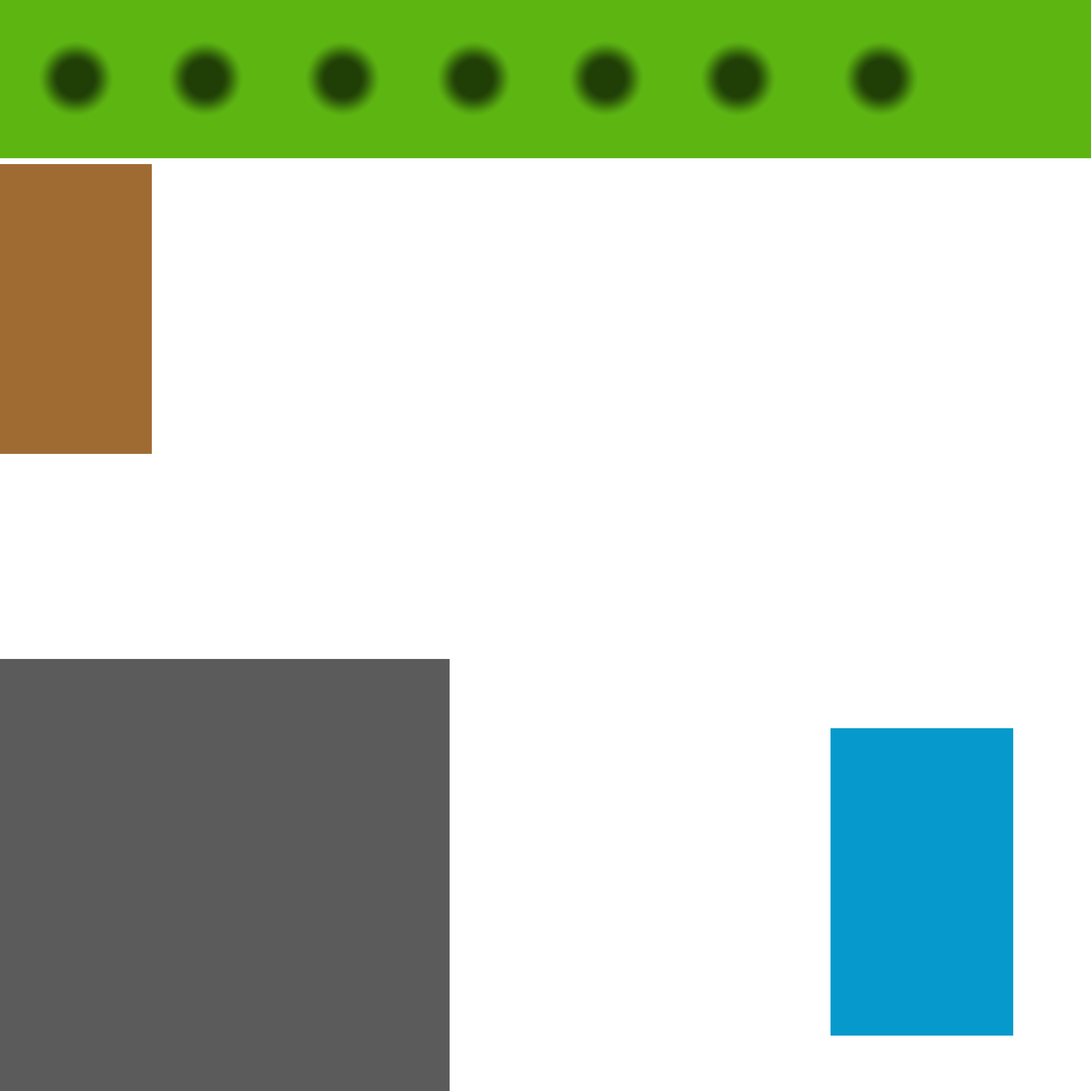
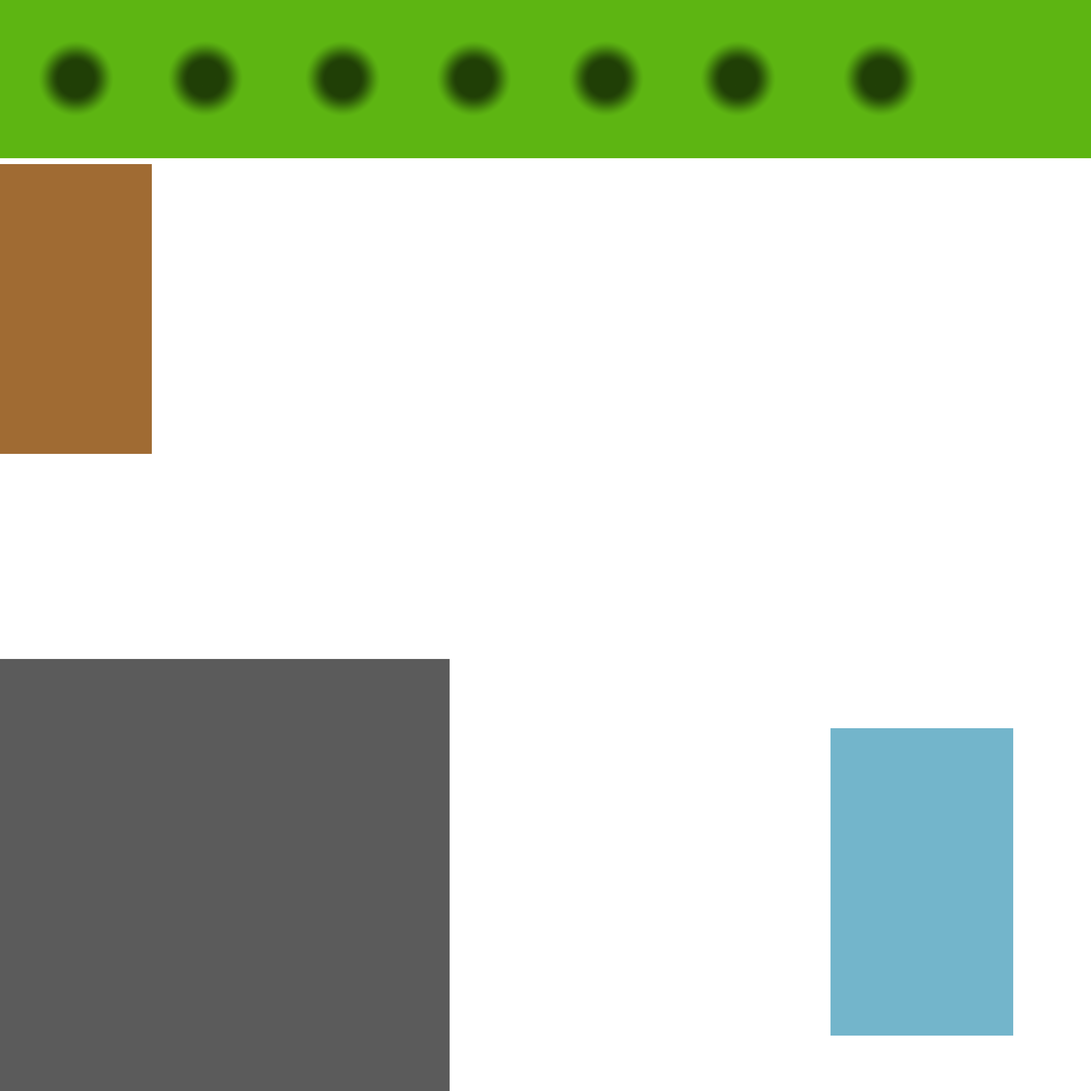
Before/after of a 1091 x 1091 layered artwork. What changed in the layer stack:
painted on "Layer 2" over [830, 728, 1014, 1037]
